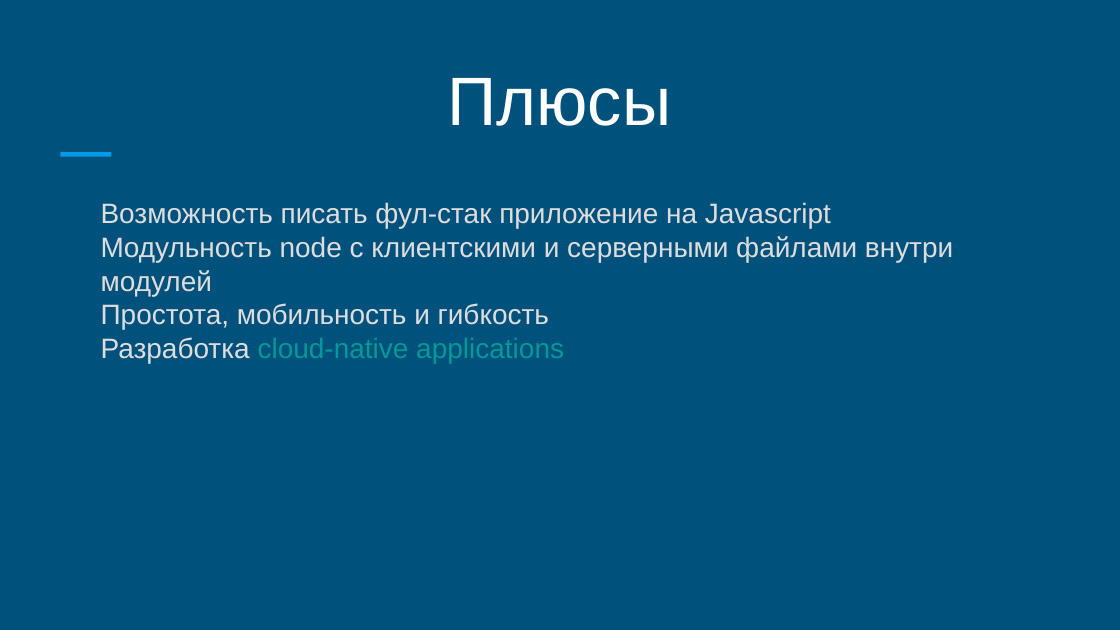
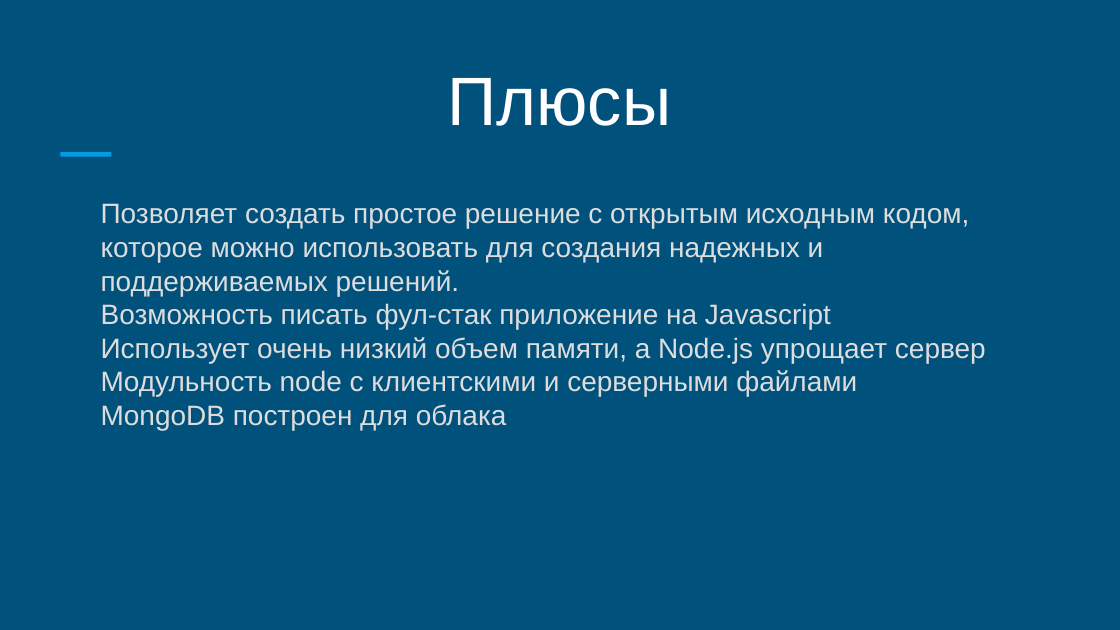
Before and after one commit to keylink/mean-stack, a slide deck: slide 37 of docs/mean.pptx. Drawn at 1120x630 pixels with LibreOffice and Linux fonts; fonts in the diff are those of the drawing. Boxes give left, top, right and bottom in pixels: in the first picture for what was removed or moved away, otherwise in the second. Text is boxed around its words. In the diff, an @@ line names an element or a change of style, - is before the commit and + after.

```diff
--- a/docs/mean.pptx
+++ b/docs/mean.pptx
@@ text at (101, 203, 969, 296): paragraph added @@
+Позволяет создать простое решение с открытым исходным кодом, которое можно использовать для создания надежных и поддерживаемых решений.
@@ text at (101, 337, 986, 430): text changed @@
-Mодульность node с клиентскими и серверными файлами внутри модулей
-Простота, мобильность и гибкость
-Разработка cloud-native applications
+Использует очень низкий объем памяти, а Node.js упрощает сервер
+Mодульность node с клиентскими и серверными файлами
+MongoDB построен для облака
```
Also in this commit, not shown: 1 other slide changed, 1 slide added, 1 slide removed, 1 other file.
